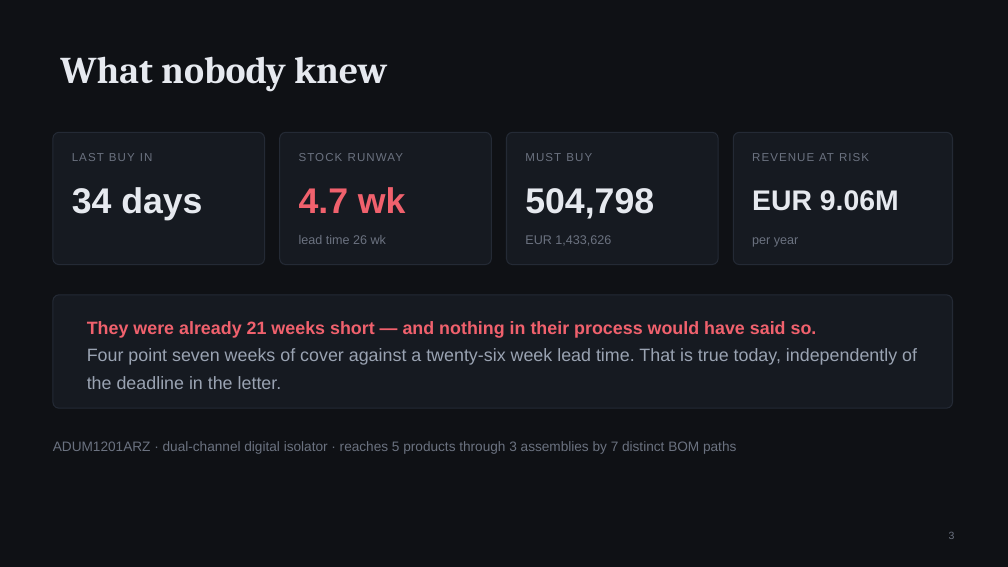
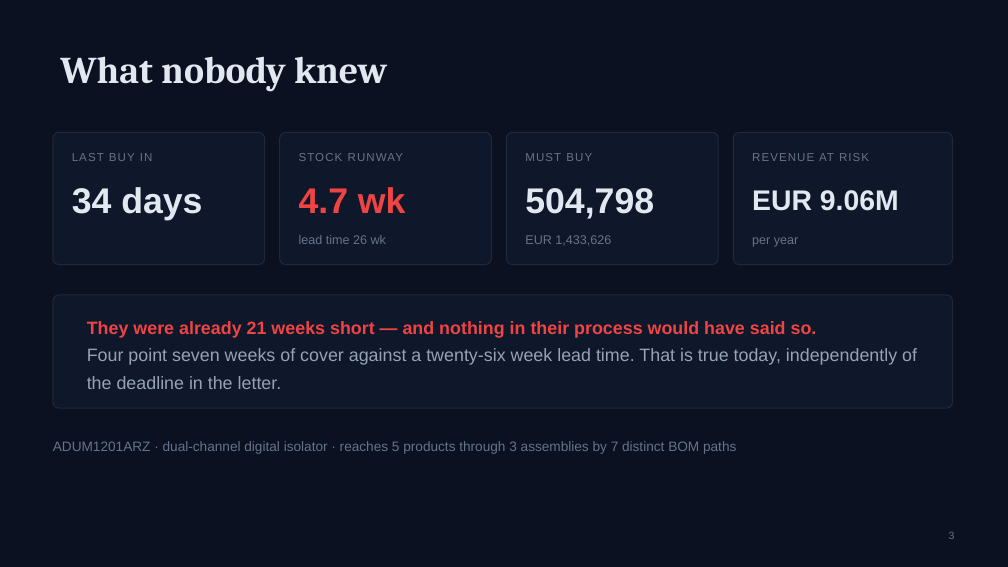
Before and after one commit to bukhari-hamzamukhtar/lychee, a slide deck: slide 3 of submission/LastBuy.pptx. Drawn at 1008x567 pixels with LibreOffice and Linux fonts; fonts in the diff are those of the drawing. Boxes give left, top, right and bottom in pixels: in the first picture for what was removed or moved away, otherwise in the second. Text is boxed around its words. In the diff, an @@ line names an element or a change of style, - is before the commit and + after.

```diff
--- a/submission/LastBuy.pptx
+++ b/submission/LastBuy.pptx
@@ background #0F1115 to #0B1120 @@
@@ rounded rectangle at box(280, 132, 492, 265): fill #161A21 to #0F172A; outline #242A35 1 pt to #1E293B 1 pt @@
@@ text "4.7 wk" at box(299, 187, 406, 213): text colour #F0616D to #EF4444 @@
@@ rounded rectangle at box(53, 295, 953, 408): fill #161A21 to #0F172A; outline #242A35 1 pt to #1E293B 1 pt @@
@@ text "They were already 21 weeks ..." at box(87, 321, 917, 389): text colour #F0616D to #EF4444 in "They were already 21 weeks short — ..."; text colour #9AA3B2 to #94A3B8 in "Four point seven weeks of cover against ..." @@
```
Also in this commit, not shown: 8 other slides changed, 1 slide added, 6 other files.
